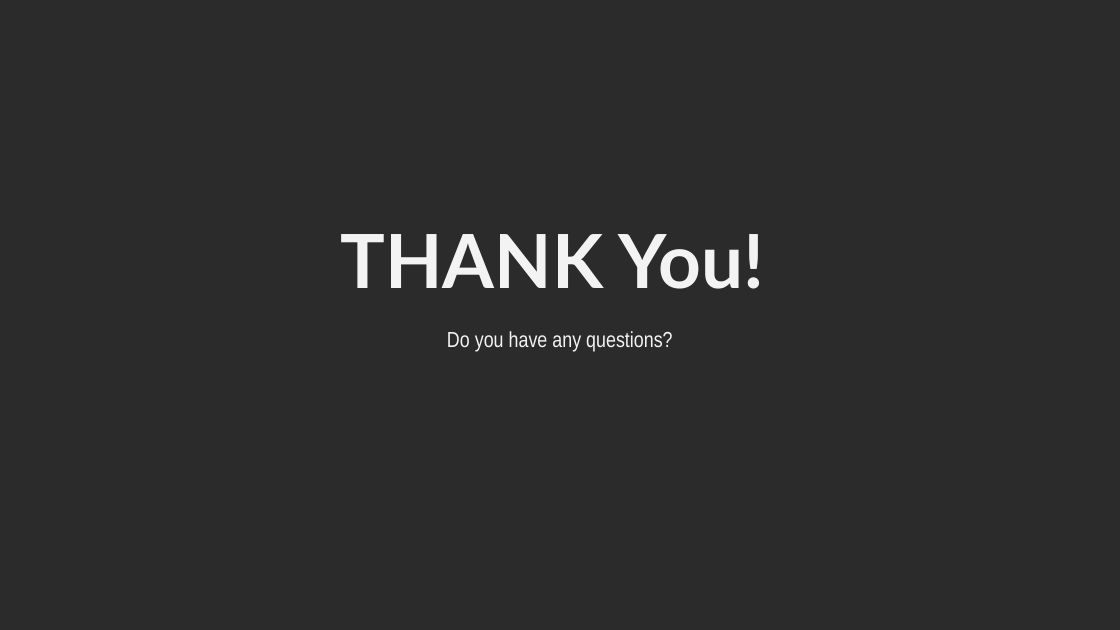
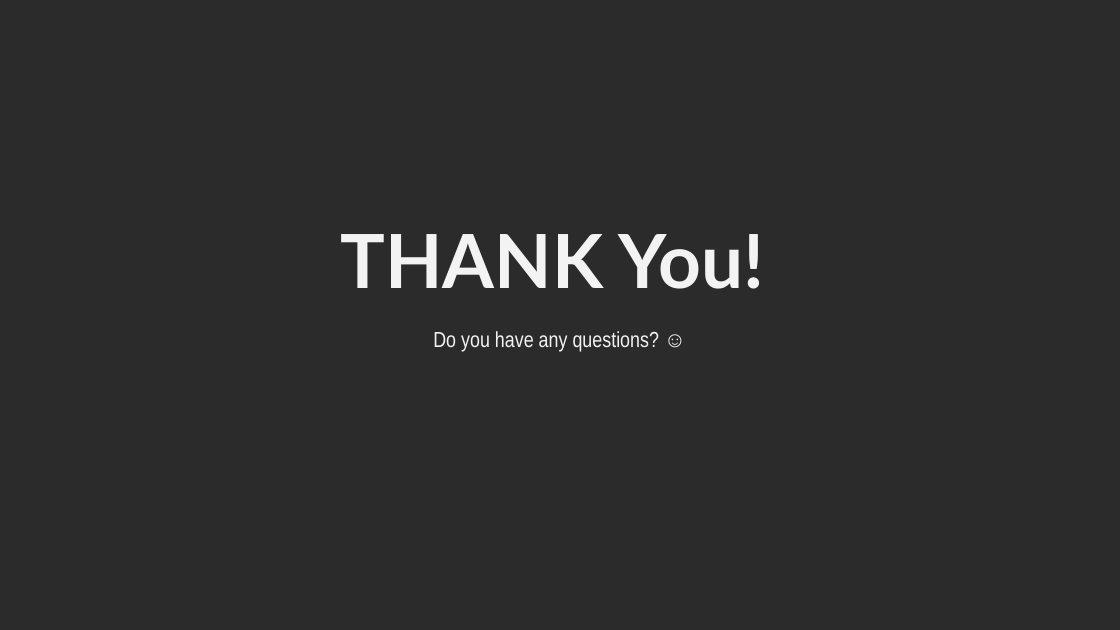
Before and after one commit to YoussifAssem/Genatac, a slide deck: slide 18 of E-Genetics/presentations/new presentation.pptx (slide 16 before the commit). Drawn at 1120x630 pixels with LibreOffice and Linux fonts; fonts in the diff are those of the drawing; background and template pictures are left out; a plain dark background stands for a picture behind light text. Boxes give left, top, right and bottom in pixels: in the first picture for what was removed or moved away, otherwise in the second. Text is boxed around its words. In the diff, an @@ line names an element or a change of style, - is before the commit and + after.

```diff
--- a/E-Genetics/presentations/new presentation.pptx
+++ b/E-Genetics/presentations/new presentation.pptx
@@ text at (x1=433, y1=331, x2=659, y2=352): text changed @@
-Do you have any questions?
+Do you have any questions? ☺
```
Also in this commit, not shown: 6 other slides changed, 5 slides added, 3 slides removed.
